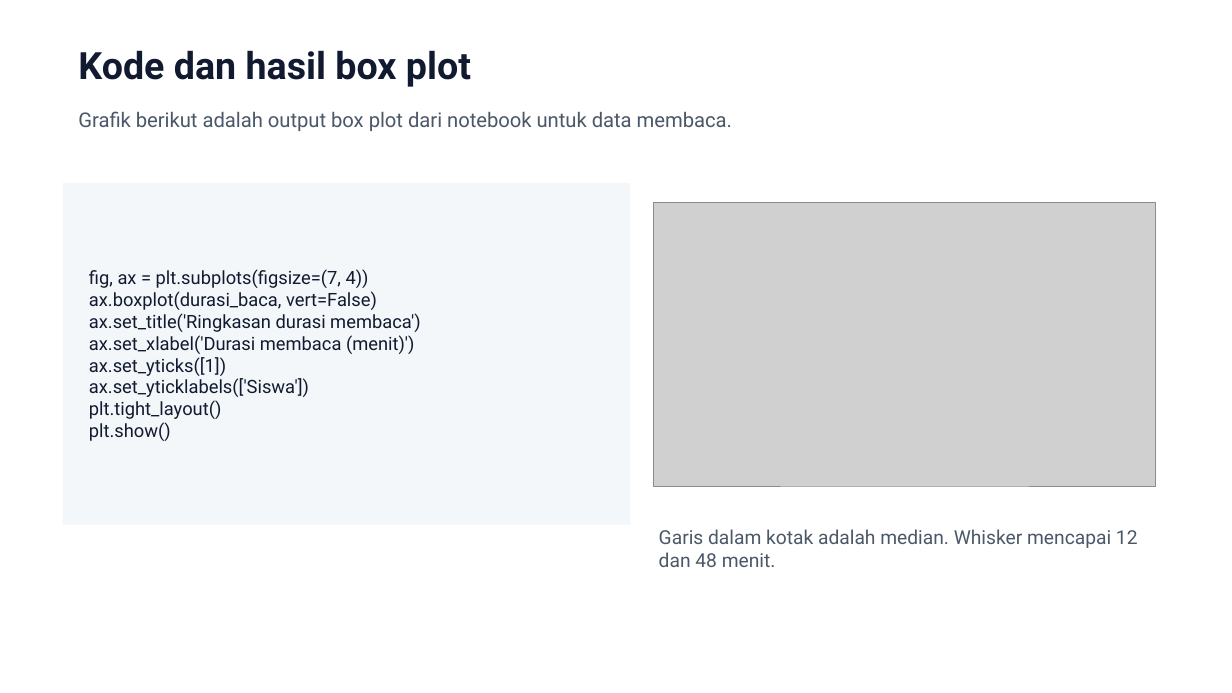
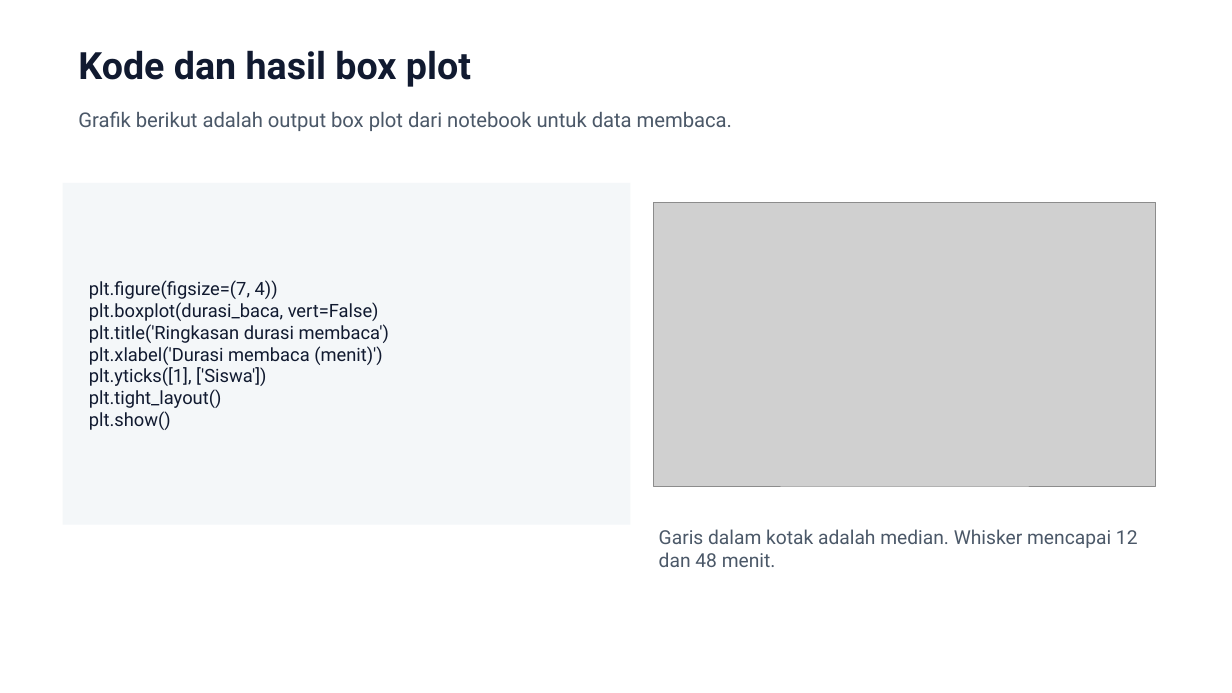
Before and after one commit to daf2a/course, a slide deck: slide 15 of level-03/04-histogram-dan-box-plot/slide/Histogram_dan_Box_Plot_final.pptx. Drawn at 1232x693 pixels with LibreOffice and Linux fonts; fonts in the diff are those of the drawing; grey boxes stand for pictures. Boxes give left, top, right and bottom in pixels: in the first picture for what was removed or moved away, otherwise in the second. Text is boxed around its words. In the diff, an @@ line names an element or a change of style, - is before the commit and + after.

```diff
--- a/level-03/04-histogram-dan-box-plot/slide/Histogram_dan_Box_Plot_final.pptx
+++ b/level-03/04-histogram-dan-box-plot/slide/Histogram_dan_Box_Plot_final.pptx
@@ text at (89, 280, 390, 386): text changed @@
-fig, ax = plt.subplots(figsize=(7, 4))
-ax.boxplot(durasi_baca, vert=False)
-ax.set_title('Ringkasan durasi membaca')
-ax.set_xlabel('Durasi membaca (menit)')
-ax.set_yticks([1])
-ax.set_yticklabels(['Siswa'])
+plt.figure(figsize=(7, 4))
+plt.boxplot(durasi_baca, vert=False)
+plt.title('Ringkasan durasi membaca')
+plt.xlabel('Durasi membaca (menit)')
+plt.yticks([1], ['Siswa'])
```
Also in this commit, not shown: 2 other slides changed, 2 other files.
